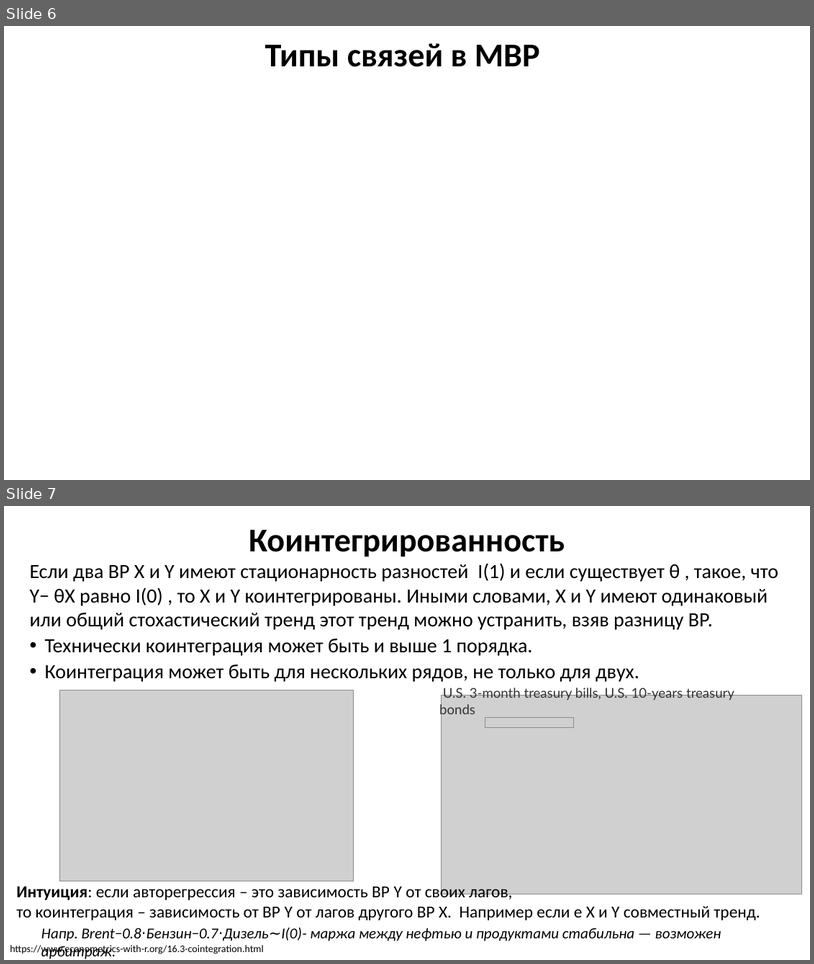
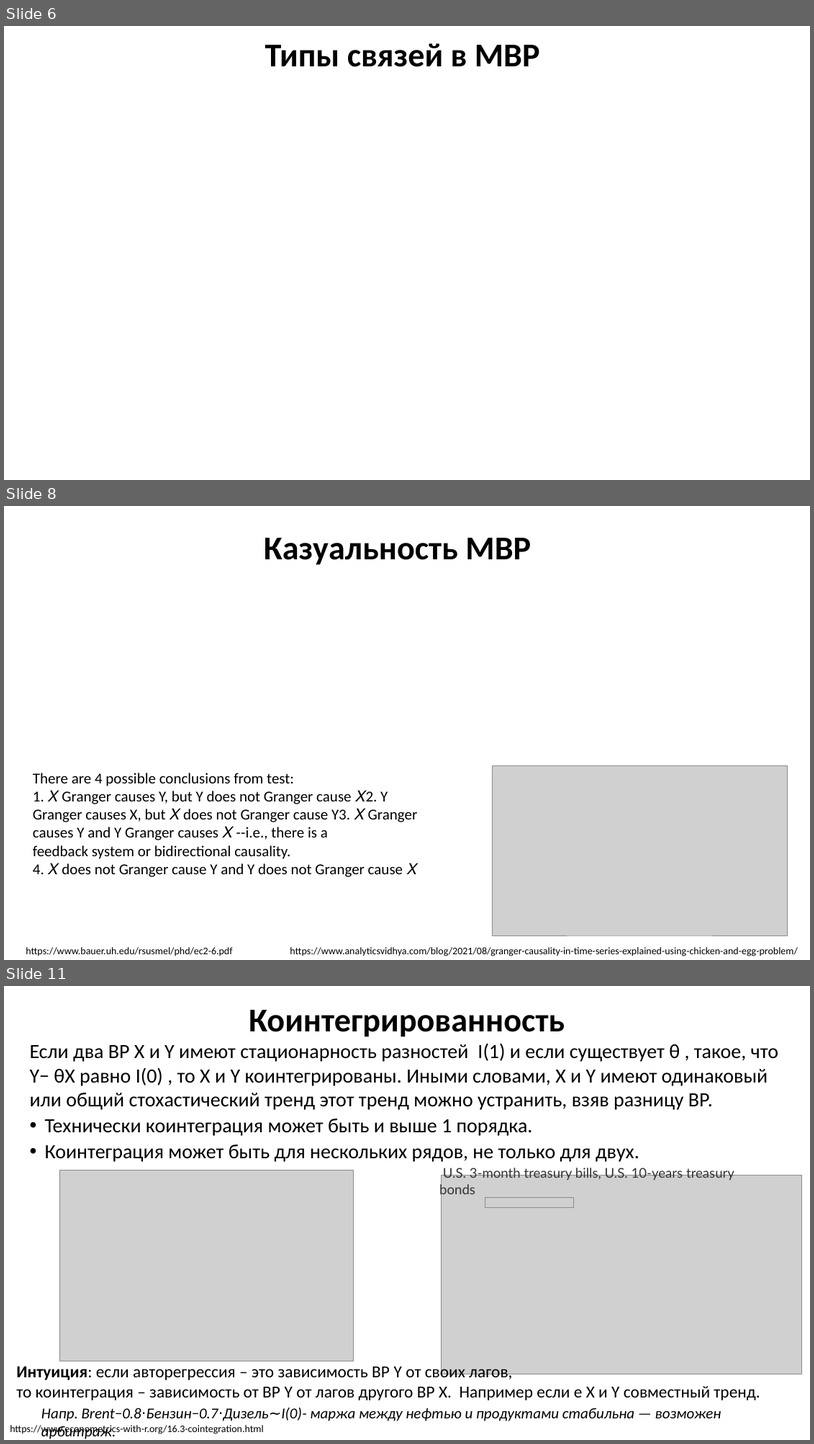
Before and after one commit to MVRonkin/TimeSeriesCourse, a slide deck: 2025/LEC/06-1 многомерные ВР.pptx. Shown one above the other, each under a label of ours: slides 6 and 7 before the commit, slides 6, 8 and 11 after it; the slides between them are not shown. The pictures are 814x964 and 814x1444 pixels, drawn with LibreOffice and Linux fonts; fonts in the diff are those of the drawing; grey boxes stand for pictures. Boxes give left, top, right and bottom in pixels: in the first picture for what was removed or moved away, otherwise in the second. Text is boxed around its words. In the diff, an @@ line names an element or a change of style, - is before the commit and + after.

```diff
--- a/2025/LEC/06-1 многомерные ВР.pptx
+++ b/2025/LEC/06-1 многомерные ВР.pptx
@@ slide 8 added at [4, 506, 810, 960], background #FFFFFF @@
@@ title added at [264, 538, 531, 565], 39.6 pt, text #000000, bold @@
+Казуальность МВР
@@ text added at [33, 772, 418, 877], 18 pt, text #000000 @@
+There are 4 possible conclusions from test:
+1. 𝑋 Granger causes Y, but Y does not Granger cause 𝑋2. Y Granger causes X, but 𝑋 does not Granger cause Y3. 𝑋 Granger causes Y and Y Granger causes 𝑋 --i.e., there is a
+feedback system or bidirectional causality.
+4. 𝑋 does not Granger cause Y and Y does not Granger cause 𝑋
@@ picture added at [493, 765, 788, 936] @@
@@ text added at [26, 947, 232, 956], 12 pt, text #000000 @@
+https://www.bauer.uh.edu/rsusmel/phd/ec2-6.pdf
@@ text added at [290, 947, 798, 956], 12 pt, text #000000 @@
+https://www.analyticsvidhya.com/blog/2021/08/granger-causality-in-time-series-explained-using-chicken-and-egg-problem/
@@ what was slide 7 is now slide 11 @@
```
Also in this commit, not shown: 4 other slides added.
